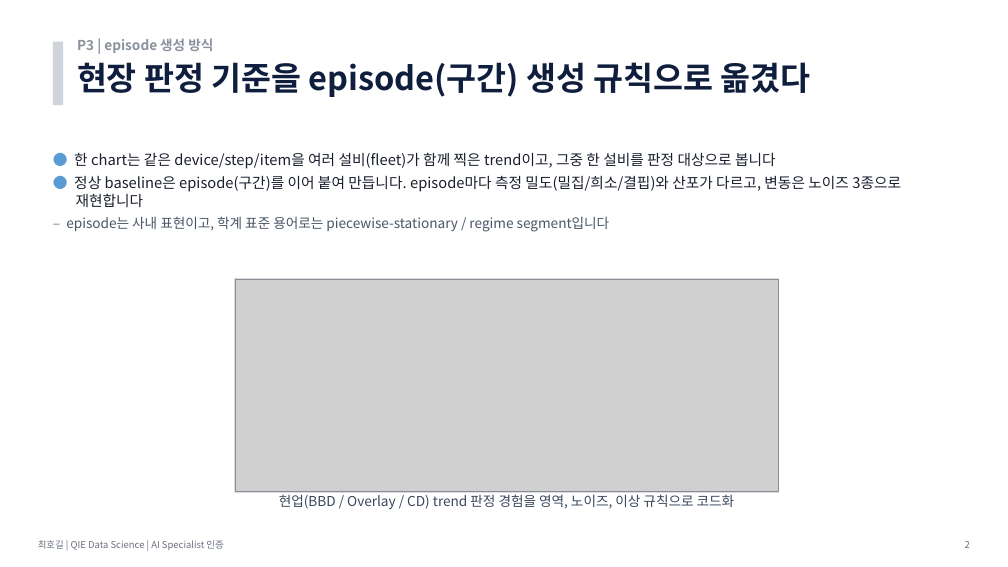
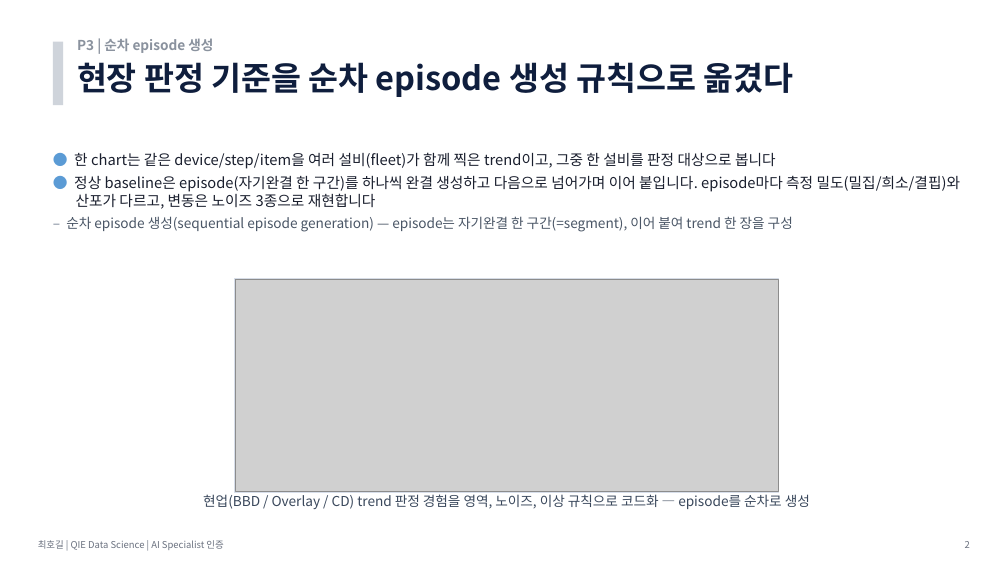
Before and after one commit to hogil/fbm_paper, a slide deck: slide 2 of recommendation/presentation/발표_P3_데이터생성_최호길.pptx. Drawn at 1008x567 pixels with LibreOffice and Linux fonts; fonts in the diff are those of the drawing; grey boxes stand for pictures. Boxes give left, top, right and bottom in pixels: in the first picture for what was removed or moved away, otherwise in the second. Text is boxed around its words. In the diff, an @@ line names an element or a change of style, - is before the commit and + after.

```diff
--- a/recommendation/presentation/발표_P3_데이터생성_최호길.pptx
+++ b/recommendation/presentation/발표_P3_데이터생성_최호길.pptx
@@ text at [77,38,213,53]: text changed @@
-P3 | episode 생성 방식
+P3 | 순차 episode 생성
@@ text at [77,62,793,97]: text changed @@
-현장 판정 기준을 episode(구간) 생성 규칙으로 옮겼다
+현장 판정 기준을 순차 episode 생성 규칙으로 옮겼다
@@ text at [66,176,961,232]: text changed @@
-● 정상 baseline은 episode(구간)를 이어 붙여 만듭니다. episode마다 측정 밀도(밀집/희소/결핍)와 산포가 다르고, 변동은 노이즈 3종으로 재현합니다
-  – episode는 사내 표현이고, 학계 표준 용어로는 piecewise-stationary / regime segment입니다
+● 정상 baseline은 episode(자기완결 한 구간)를 하나씩 완결 생성하고 다음으로 넘어가며 이어 붙입니다. episode마다 측정 밀도(밀집/희소/결핍)와 산포가 다르고, 변동은 노이즈 3종으로 재현합니다
+  – 순차 episode 생성(sequential episode generation) — episode는 자기완결 한 구간(=segment), 이어 붙여 trend 한 장을 구성
@@ text at [203,494,810,509]: text changed @@
-현업(BBD / Overlay / CD) trend 판정 경험을 영역, 노이즈, 이상 규칙으로 코드화
+현업(BBD / Overlay / CD) trend 판정 경험을 영역, 노이즈, 이상 규칙으로 코드화 — episode를 순차로 생성
```
Also in this commit, not shown: 1 other file.
